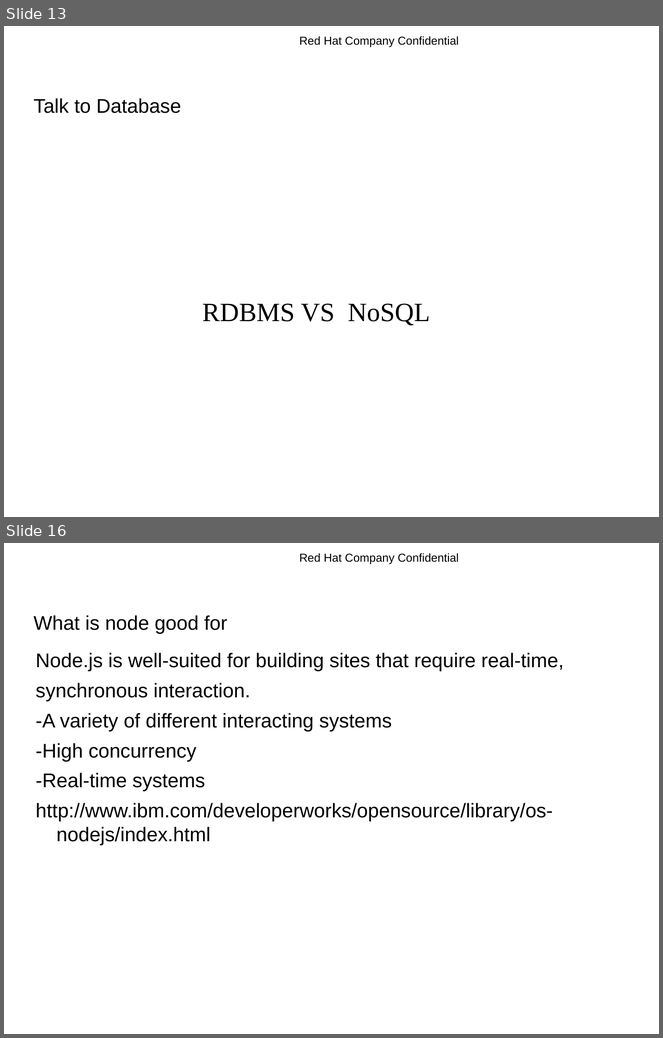
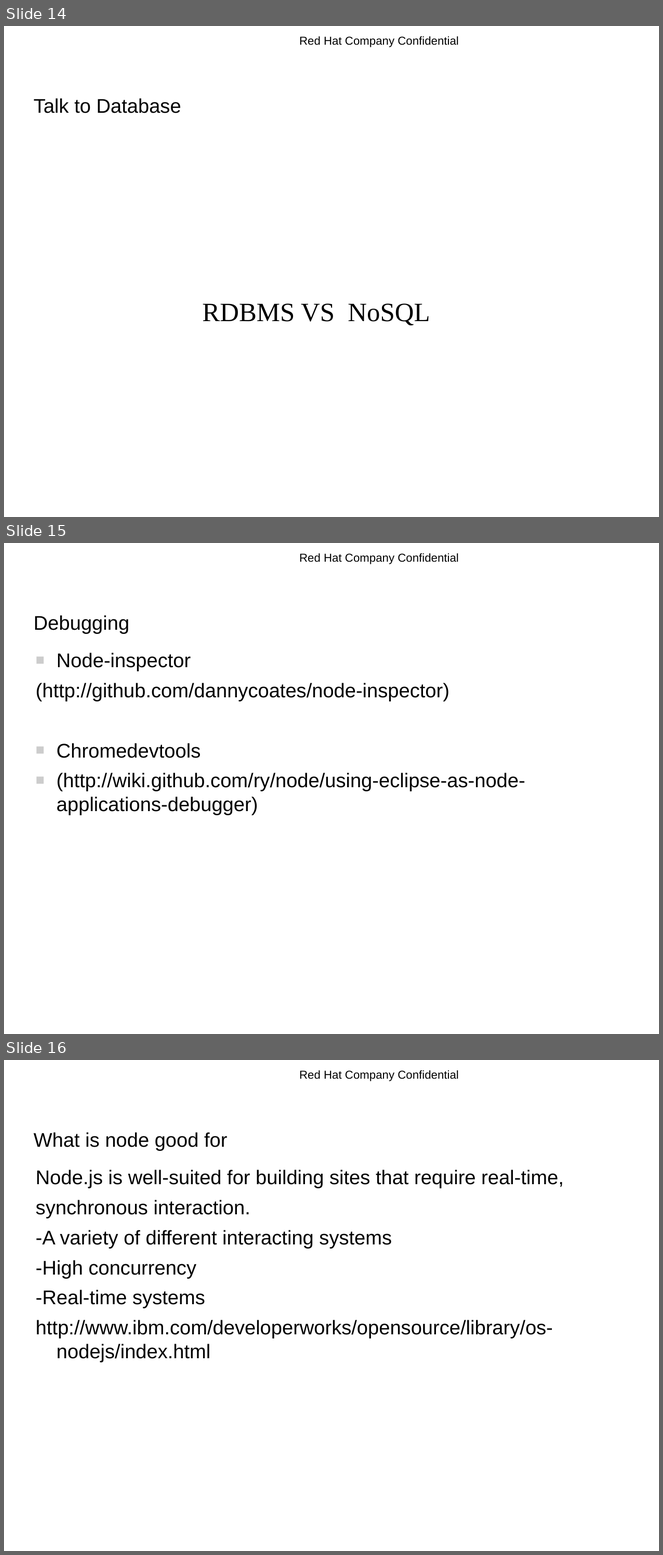
Before and after one commit to rhyw/node-trial, a slide deck: node-introduction.odp. Shown one above the other, each under a label of ours: slides 13 and 16 before the commit, slides 14, 15 and 16 after it; the slides between them are not shown. The pictures are 663x1038 and 663x1555 pixels, drawn with LibreOffice and Linux fonts; fonts in the diff are those of the drawing; background and template pictures are left out. Boxes give left, top, right and bottom in pixels: in the first picture for what was removed or moved away, otherwise in the second. Text is boxed around its words. In the diff, an @@ line names an element or a change of style, - is before the commit and + after.

```diff
--- a/node-introduction.odp
+++ b/node-introduction.odp
@@ slide 15 added at (4,543,659,1034), background #FFFFFF; not listed: 1 template element that a slide beside it also shows @@
@@ title added at (34,615,129,634), 24 pt, text #000000 @@
+Debugging
@@ text added at (36,653,526,815), 24 pt, text #000000 @@
+■ Node-inspector
+(http://github.com/dannycoates/node-inspector)
+■ Chromedevtools
+■ (http://wiki.github.com/ry/node/using-eclipse-as-node-applications-debugger)
@@ what was slide 13 is now slide 14 @@
```
Also in this commit, not shown: 8 slides changed, 2 other slides added, 4 slides removed.
